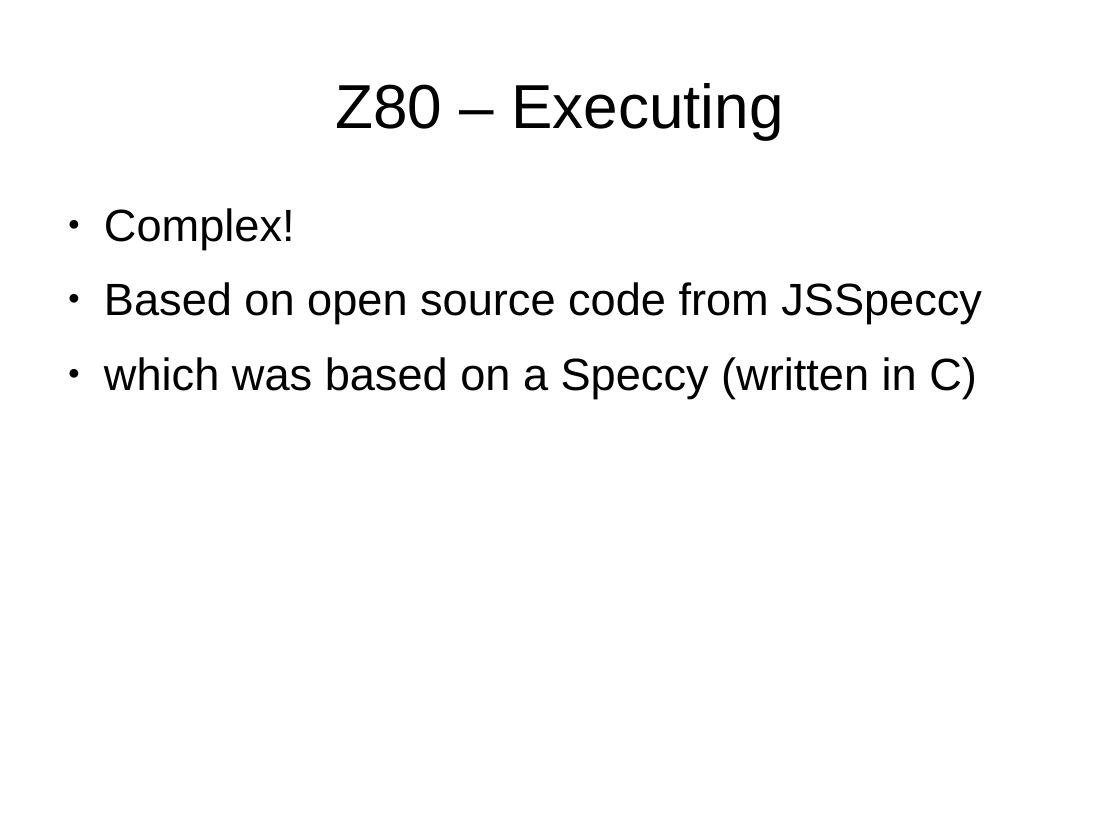
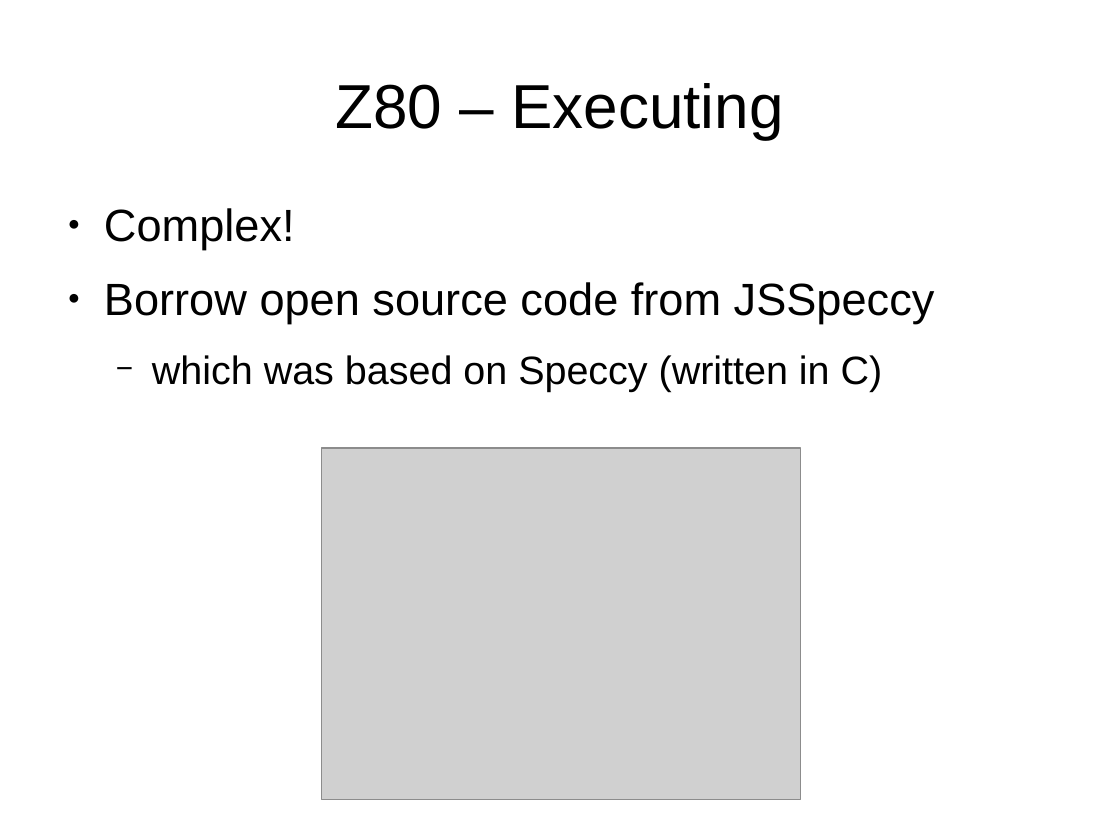
Before and after one commit to mattgodbolt/miracle-sms-emulator, a slide deck: slide 12 of emulating.odp (slide 11 before the commit). Drawn at 1120x840 pixels with LibreOffice and Linux fonts; fonts in the diff are those of the drawing; grey boxes stand for pictures. Boxes give left, top, right and bottom in pixels: in the first picture for what was removed or moved away, otherwise in the second. Text is boxed around its words. In the diff, an @@ line names an element or a change of style, - is before the commit and + after.

```diff
--- a/emulating.odp
+++ b/emulating.odp
@@ text at <box>104,282,935,392</box>: text changed; size 32 to 28 pt @@
-● Based on open source code from JSSpeccy
-● which was based on a Speccy (written in C)
+● Borrow open source code from JSSpeccy
+  − which was based on Speccy (written in C)
@@ picture added at <box>322,448,801,800</box> @@
```
Also in this commit, not shown: 7 other slides changed, 14 slides added, 1 slide removed, 5 other files.
